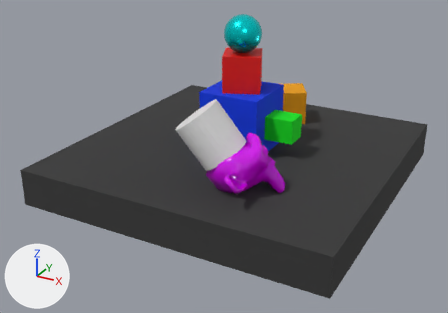
A saved change to the glTF model assets/test/meshes/simple_scene.glb.
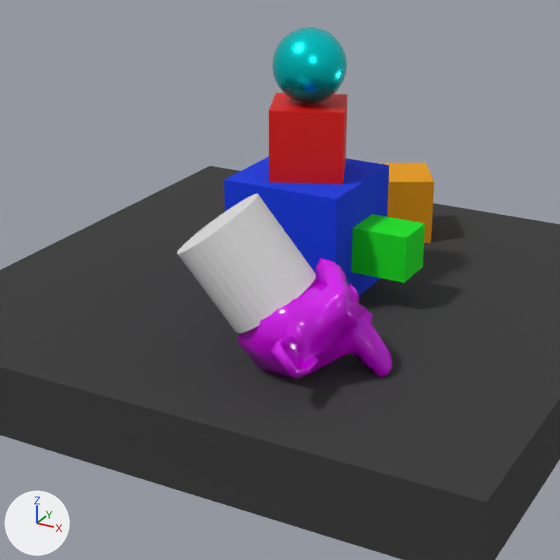
Each version is shown whole from a 50 mm lens placed at (14.75, -28.89, 13.51), pointed at (-0.28, -1.56, -0.15), then close up on the part from 19% to 83% of the width and 0% to 92% of the height. The axes (+X, +Y, +Z) are drawn at lower left. The lights are the same throughout. The first two pictures are the older version. Where no turn or scale is listed for an object, it has been applied to the vertices.

The first close-up shows 'Blue Cube', 'Cylinder', 'Floor', 'Green Overhang', 'Metalic Sphere', 'Orange Cube', 'Red Cube', 'Suzanne'.
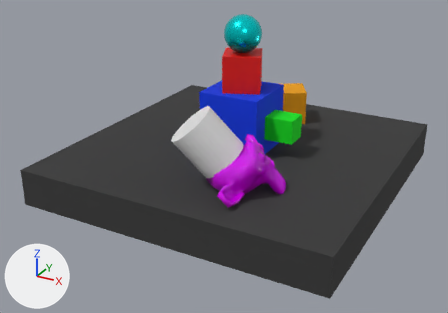
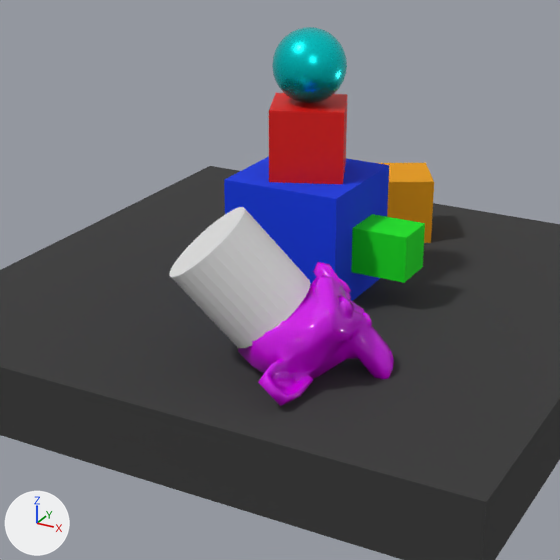
Pixel boxes [x1, y1, x2, y2] of what changed, in the close-ups (560 x 560 px):
```json
{"object": "Cylinder", "change": "moved, turned", "before": [177, 194, 316, 333], "after": [169, 207, 310, 348]}
{"object": "Suzanne", "change": "moved, turned", "before": [238, 258, 392, 380], "after": [238, 262, 394, 406]}
```

Scene script edits in JSON lines:
```json
{"op": "set", "path": "ob_suzanne.location", "old": "(2.59, -4.71, 0.8)", "new": "(2.59, -4.71, 0.65)"}
{"op": "set", "path": "ob_suzanne.rotation_euler", "old": "(-0.593, 0.267, 2.198)", "new": "(-0.71, 0.0375, 2.069)", "note": "degrees (-34, 15, 126) -> degrees (-41, 2.1, 119)"}
```
